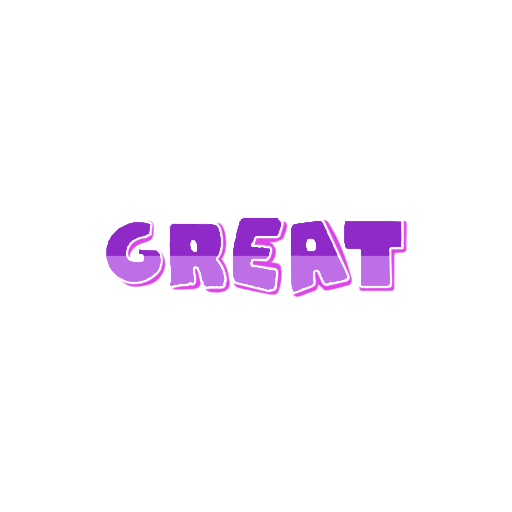
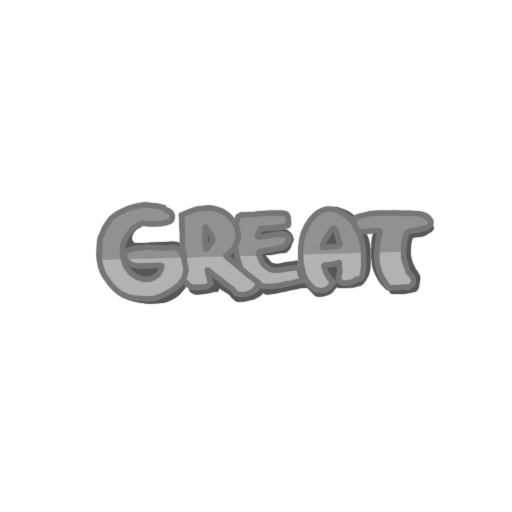
Layer changes from the first 512 × 512 image to the second:
removed layer "레이어 2" over [104, 214, 408, 298]
added group "GREAT" with 4 layers above "배경" over [95, 201, 435, 305]
added layer "레이어 75" in group "GREAT" over [95, 201, 435, 303]
added layer "레이어 74" in group "GREAT" over [95, 217, 435, 305]
added layer "레이어 73" in group "GREAT" over [98, 205, 434, 300]
added layer "레이어 72" in group "GREAT" over [108, 206, 435, 305]
